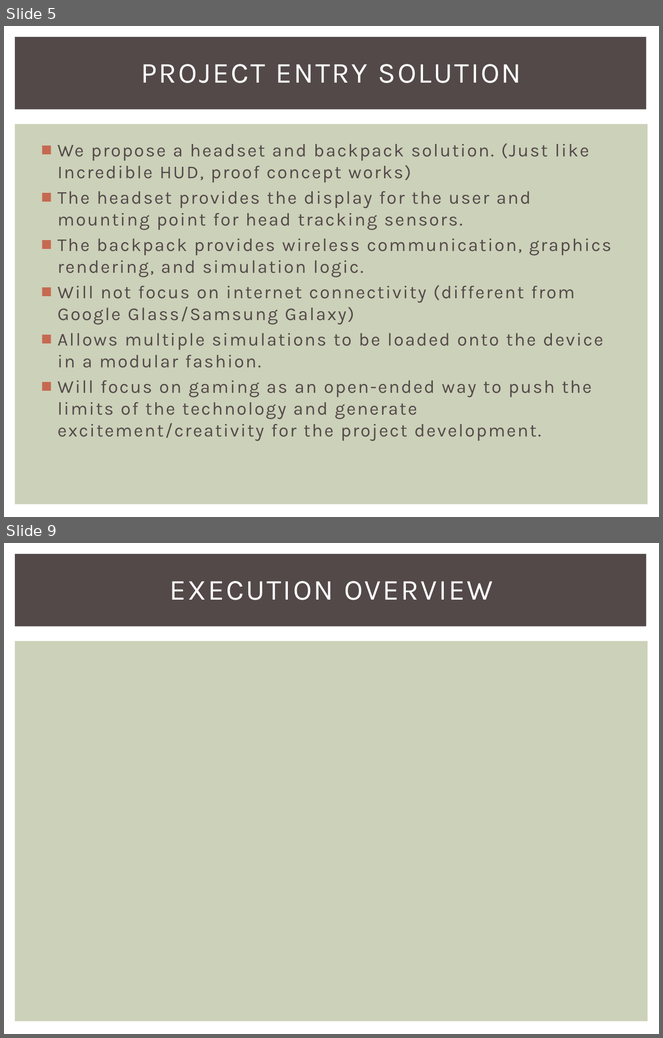
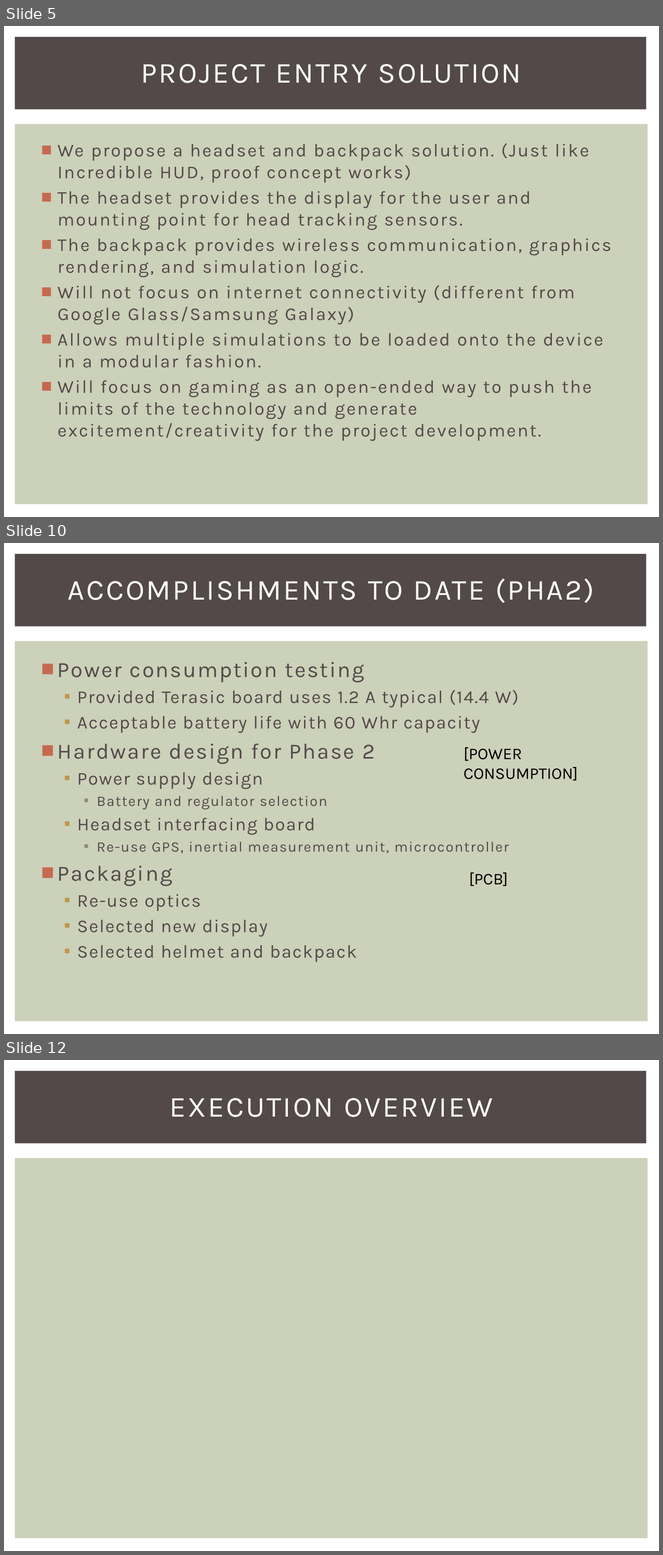
Before and after one commit to snowpuppy/augreality, a slide deck: doc/AugRealityMidReview.pptx. Shown one above the other, each under a label of ours: slides 5 and 9 before the commit, slides 5, 10 and 12 after it; the slides between them are not shown. The pictures are 663x1038 and 663x1555 pixels, drawn with LibreOffice and Linux fonts; fonts in the diff are those of the drawing. Boxes give left, top, right and bottom in pixels: in the first picture for what was removed or moved away, otherwise in the second. Text is boxed around its words. In the diff, an @@ line names an element or a change of style, - is before the commit and + after.

```diff
--- a/doc/AugRealityMidReview.pptx
+++ b/doc/AugRealityMidReview.pptx
@@ slide 10 added at [4, 543, 659, 1034], background #FFFFFF; not listed: 2 template elements that a slide beside it also shows @@
@@ title added at [68, 578, 594, 603], 32 pt, text #FFFFFF @@
+ACCOMPLISHMENTS TO DATE (PHA2)
@@ text added at [58, 662, 519, 962], 20 pt, text #534949 @@
+■ Power consumption testing
+  ▪ Provided Terasic board uses 1.2 A typical (14.4 W)
+  ▪ Acceptable battery life with 60 Whr capacity
+■ Hardware design for Phase 2
+  ▪ Power supply design
+    ▪ Battery and regulator selection
+  ▪ Headset interfacing board
+    ▪ Re-use GPS, inertial measurement unit, microcontroller
+■ Packaging
+  ▪ Re-use optics
+  ▪ Selected new display
+  ▪ Selected helmet and backpack
@@ text added at [464, 747, 578, 781], 18 pt, text #000000 @@
+[POWER CONSUMPTION]
@@ text added at [469, 873, 508, 886], 18 pt, text #000000 @@
+[PCB]
@@ what was slide 9 is now slide 12 @@
```
Also in this commit, not shown: 4 slides changed, 4 other slides added, 2 slides removed, 9 other files.
